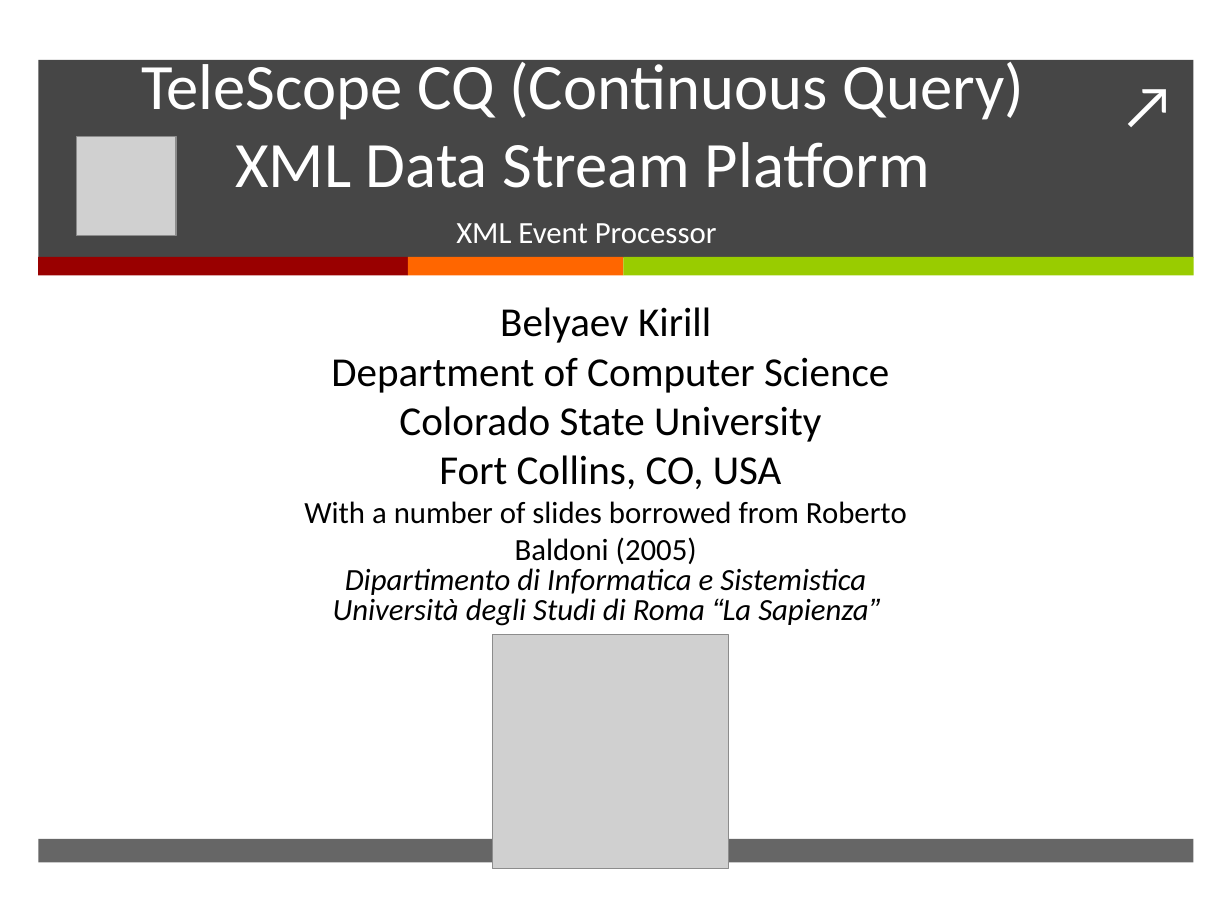
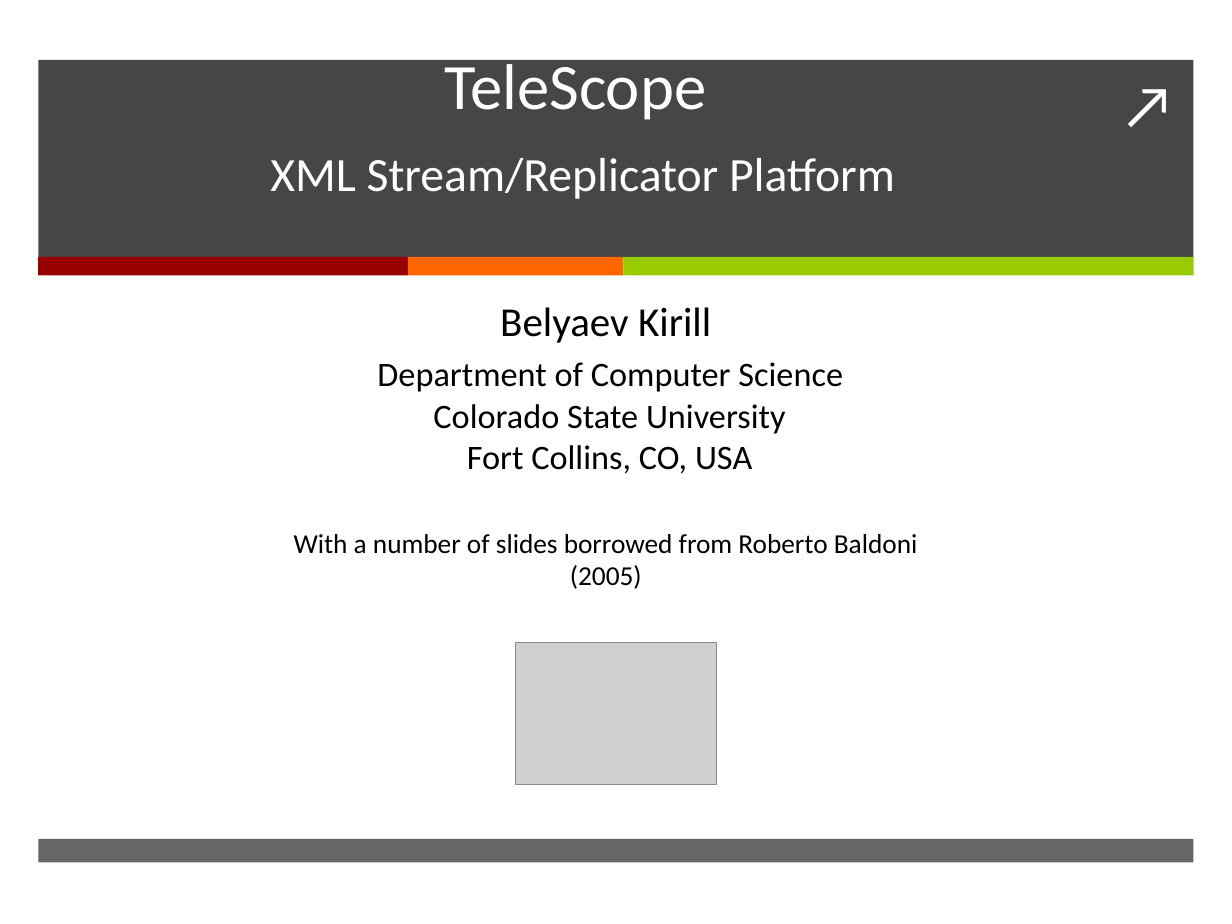
Before and after one commit to kirillbelyaev/telescope, a slide deck: slide 1 of doc/TeleScope.pptx. Drawn at 1232x924 pixels with LibreOffice and Linux fonts; fonts in the diff are those of the drawing; grey boxes stand for pictures. Boxes give left, top, right and bottom in pixels: in the first picture for what was removed or moved away, otherwise in the second. Text is boxed around its words. In the diff, an @@ line names an element or a change of style, - is before the commit and + after.

```diff
--- a/doc/TeleScope.pptx
+++ b/doc/TeleScope.pptx
@@ title at [270, 55, 895, 199]: text changed; size 37.8 to 27.9 pt @@
-TeleScope CQ (Continuous Query)
-XML Data Stream Platform
+TeleScope
+XML Stream/Replicator Platform
@@ picture removed at [76, 137, 176, 237] @@
@@ subtitle removed at [456, 223, 717, 243] @@
-XML Event Processor
@@ text at [294, 362, 917, 589]: size 24 to 20 pt in "Department of Computer Science", "Colorado State University", "Fort Collins, CO, USA"; size 18 to 16 pt in "With a number of slides borrowed from ..." @@
@@ text at [333, 568, 879, 626]: paragraphs removed @@
-Dipartimento di Informatica e Sistemistica
-Università degli Studi di Roma “La Sapienza”
@@ picture: place and size @@
-picture at [493, 634, 729, 869]
+picture at [515, 642, 717, 785]
```
Also in this commit, not shown: 12 other slides changed.
